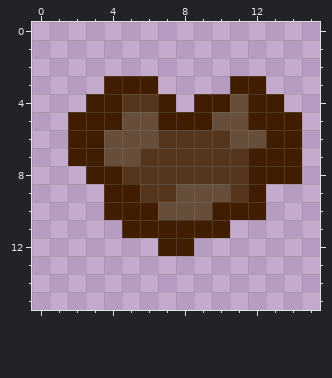
Pixel-art sprite: assets/textures/Asteroid.png. Above: the version before the commit.
The file is 16x16 pixels.
After:
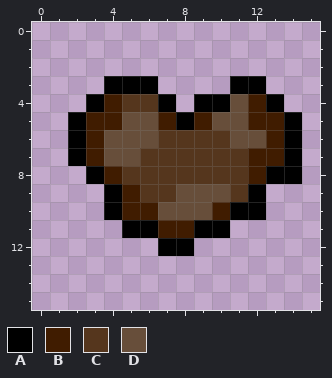
Palette (. is transparent): A #000000  B #401c00  C #55361d  D #674e3a
Difference:
Colour B becomes colour A in row 3 at x 4 to 6 and 11 to 12; in row 4 at x 3, 7, 9 to 10 and 13; in row 5 at x 2, 8 and 14; in rows 6 to 7 at x 2 and 14; in row 8 at x 3 and 13 to 14; in row 9 at x 4 and 12.
Colour B becomes colour A in row 10 at x 4 and 11 to 12; in row 11 at x 5 to 6 and 9 to 10; in row 12 at x 7 to 8.
Where, in picture pixels (left, top, right, bottom), the same in both pictures:
changed: (68, 76, 302, 256)
